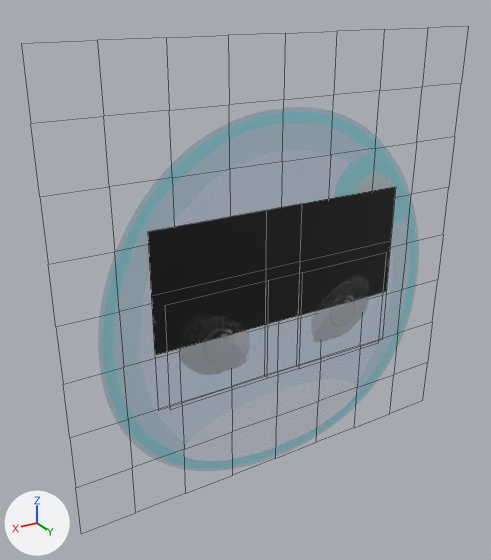
A saved change to the FBX model Assets/Models/slime_character.fbx.
Both versions are drawn from a 50 mm lens placed at (7.02, 10.37, 5.22), pointed at (0.65, -0.25, -0.09). Every picture has the same lights, and +X, +Y and +Z are marked at lower left. Mesh edges are drawn as thin lines. Where no turn or scale is listed for an object, it has been applied to the vertices.

The older version as bpy lines, for what is in view:
```python
mat_mat_slime_body = bpy.data.materials.new('mat_slime_body')
mat_mat_slime_body.use_nodes = True; mat_mat_slime_body.node_tree.nodes.clear()
_N = mat_mat_slime_body.node_tree.nodes; _L = mat_mat_slime_body.node_tree.links
n0 = _N.new('ShaderNodeBsdfPrincipled'); n0.name = 'Principled BSDF'
n0.inputs[2].default_value = 0.69  # 'Roughness'
n1 = _N.new('ShaderNodeOutputMaterial'); n1.name = 'Material Output'
n2 = _N.new('ShaderNodeTexImage'); n2.name = 'Image Texture'
n2.image = img_body_blue_png
n3 = _N.new('ShaderNodeTexImage'); n3.name = 'Image Texture.001'
n3.image = img_body_blue_png
n4 = _N.new('ShaderNodeTexImage'); n4.name = 'Image Texture.002'
n4.image = img_body_blue_png
_L.new(n2.outputs[0], n0.inputs[0])  # 'Color' to 'Base Color'
_L.new(n3.outputs[0], n0.inputs[18])  # 'Color' to 'Transmission Weight'
_L.new(n4.outputs[0], n0.inputs[4])  # 'Color' to 'Alpha'
_L.new(n0.outputs[0], n1.inputs[0])  # 'BSDF' to 'Surface'
me_plane_003 = bpy.data.meshes.new('Plane.003')
me_plane_003.from_pydata(...)  # 105 vertices, 73 faces; spans x -4.5..4.5, y 0.0..0.2, z -4.5..4.5
# faces by material slot: [64, 3, 3, 3]
me_plane_003.materials.append(mat_mat_slime_body)
me_plane_003.materials.append(mat_mat_slime_eyes)
me_plane_003.materials.append(mat_mat_slime_eyebrows)  # picture img_eyes_sheet_png
me_plane_003.materials.append(mat_mat_slime_pupils)
ob_slime_body = bpy.data.objects.new('slime_body', me_plane_003)
ob_slime_body.location = (0.0, 0.0, 0.0)
```
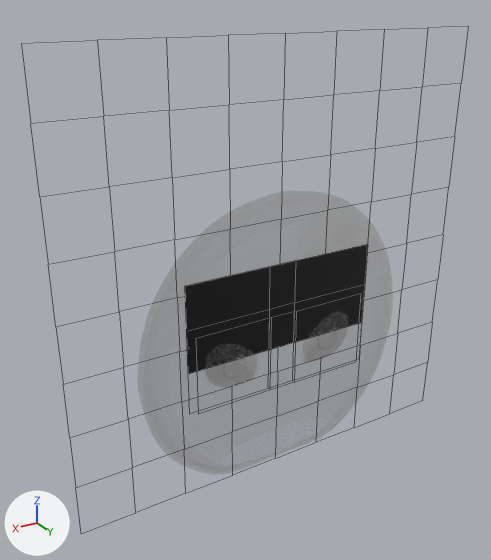
The newer file is also rescaled (x1.304), turned or shifted as a whole; pictures and numbers use the older file's frame.

Pixel boxes (x1, y1, x2, y2) of what changed, in the pictures (491 x 560 px; the box of a moved part takes in the faces that stretch with it):
'slime_body', surface changed, reshaped (grey to black): before (98, 107, 419, 471); after (138, 191, 393, 474)
part 1 of me_plane_003, moved or reshaped: before (153, 259, 389, 375); after (187, 301, 362, 388)
part 2 of me_plane_003, moved or reshaped: before (148, 187, 396, 355); after (185, 244, 368, 374)
part 3 of me_plane_003, moved or reshaped: before (220, 296, 354, 342); after (235, 327, 336, 364)

Diff of the bpy script that builds the scene:
```diff
--- a/Assets/Models/slime_character.fbx.py
+++ b/Assets/Models/slime_character.fbx.py
@@ img_round_gray_png @@
+img_round_gray_png = load_image('round_gray.png', '../../source_images/character/bodies/round/round_gray.png', 640, 640, 'Non-Color')
@@ mat_mat_slime_body @@
 n2 = _N.new('ShaderNodeTexImage'); n2.name = 'Image Texture'
-n2.image = img_body_blue_png
+n2.image = img_round_gray_png
 n3 = _N.new('ShaderNodeTexImage'); n3.name = 'Image Texture.001'
-n3.image = img_body_blue_png
+n3.image = img_round_gray_png
 n4 = _N.new('ShaderNodeTexImage'); n4.name = 'Image Texture.002'
-n4.image = img_body_blue_png
+n4.image = img_round_gray_png
 _L.new(n2.outputs[0], n0.inputs[0])  # 'Color' to 'Base Color'
@@ me_plane_003 @@
 me_plane_003.from_pydata(...)  # 105 vertices, 73 faces; spans x -4.5..4.5, y 0.0..0.2, z -4.5..4.5
 # used by ob_slime_body; location = (0.0, 0.0, 0.0)
+# me_plane_003 part 1: the loose piece of 8 vertices spanning x -2.8..2.8, y 0.1, z -2.2..0.2 is scaled about its middle by (0.767, 0.808, 0.767), then moved by (0.0, 0.0, -0.6)
+# me_plane_003 part 2: the loose piece of 8 vertices spanning x -2.8..2.8, y 0.1, z -1.0..1.4 is scaled about its middle by (0.767, 0.731, 0.767), then moved by (0.0, 0.0, -0.88)
+# me_plane_003 part 3: the loose piece of 8 vertices spanning x -2.6..2.6, y 0.2, z -2.2..0.0 is scaled about its middle by (0.767, 0.8, 0.767), then moved by (0.0, -0.02, -0.58)
 me_plane_003.materials.append(mat_mat_slime_body)
```
